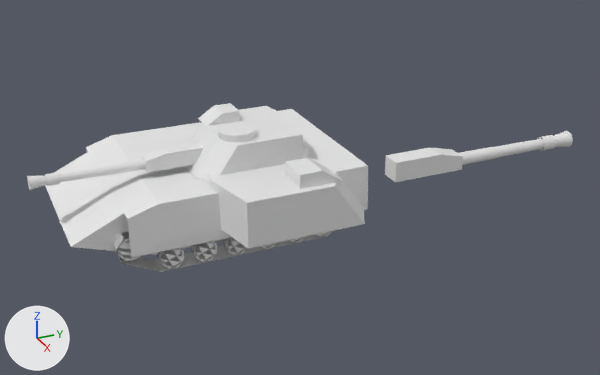
The FBX model Assets/Resources/Models/CV90-30N.fbx: old version first, new version second.
Before and after are seen from a 50 mm lens placed at (30.9, -12.2, 16.9), pointed at (-1.2, 2.2, 0.8). The lights are fixed; the arrows at lower left show +X, +Y and +Z. Where no turn or scale is listed for an object, it has been applied to the vertices.
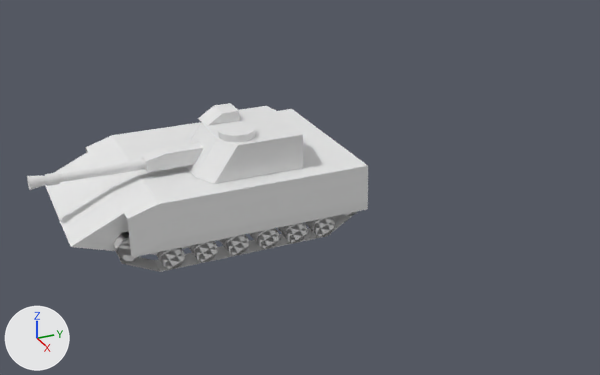
Edits to the bpy script that builds the scene:
```text
Remove ob_cube_002:
    ob_cube_002 = bpy.data.objects.new('Cube.002', me_cube_002)
    ob_cube_002.location = (-0.68, 1.25, 2.03)
Remove ob_cube_001:
    ob_cube_001 = bpy.data.objects.new('Cube.001', me_cube_001)
    ob_cube_001.location = (-0.68, 2.38, 2.03)
```

Changed parts and their boxes (x1, y1, x2, y2) in the pictures (600 x 375 px):
'Cube.002', deleted
    before: (208, 140, 365, 249)
'Cube.001', deleted
    before: (385, 131, 573, 182)
